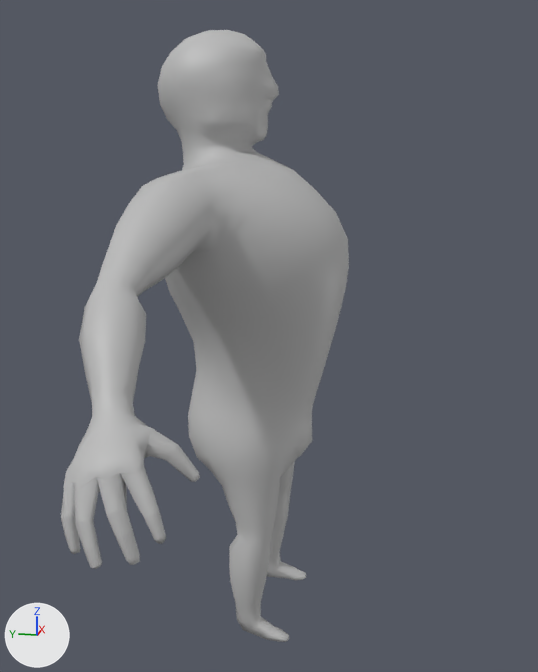
Two versions of the FBX model Assets/Models/Hugh@Standard.fbx, one commit apart.
One viewpoint serves both versions: a camera (50 mm lens) standing at (-2.191, -0.42, 1.472) and looking at (-0.02, 0.014, 0.93). The axes (+X, +Y, +Z) are drawn at lower left. The lights are the same throughout. Where no turn or scale is listed for an object, it has been applied to the vertices.
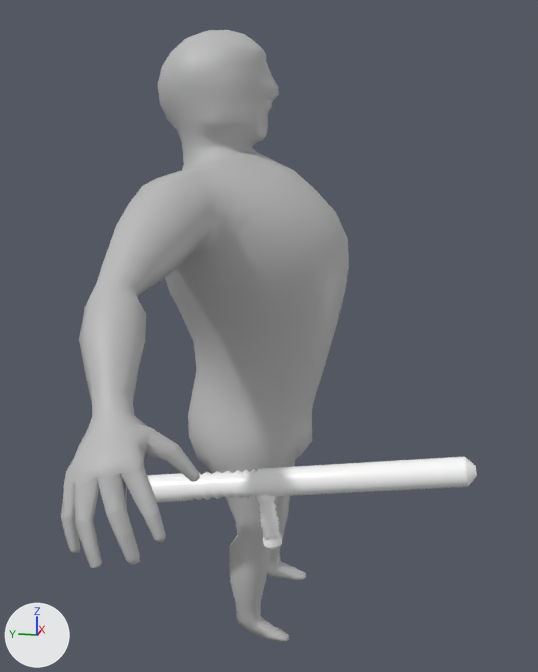
Pixel boxes (x1, y1, x2, y2) of what changed, in the pictures (538 x 672 px):
'Baton', added
    after: (147, 457, 477, 549)

What the commit changed:
Material 'BatonShader' (mat_batonshader) is new.
Its base color is (1.0, 1.0, 1.0) (white #ffffff).
Its roughness is 0.29.
Mesh me_mesh_001 is new.
It has 904 vertices, 940 faces and spans x -0.032..0.044, y -0.392..0.527, z -0.02..0.284.
It uses material mat_batonshader (its picture is missing).
Object 'Baton' (ob_baton) is new; it shows me_mesh_001.
Its location is (-0.361, -0.201, 0.435).
